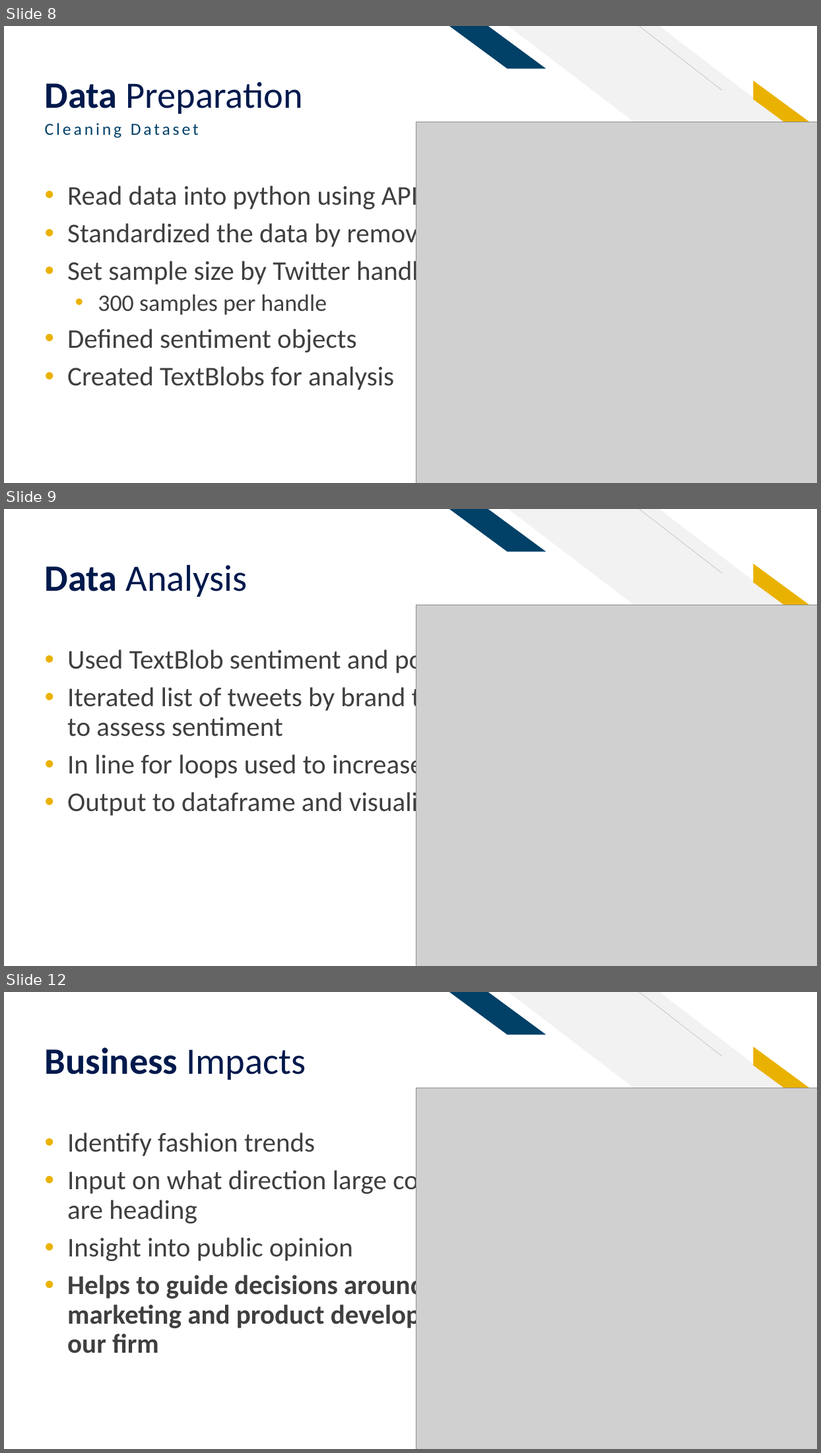
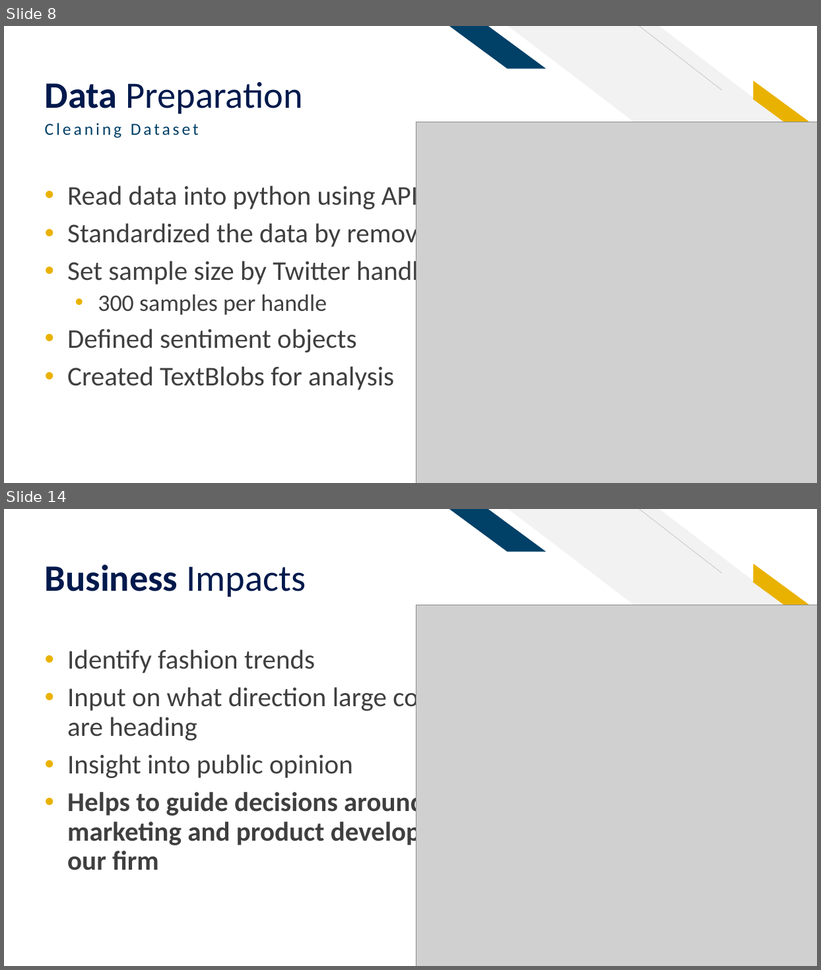
Before and after one commit to sethrpaniagua/Twitter-Sentament-Analysis, a slide deck: ML Group Project_Sentiment Analysis of Twitter Data.pptx. Shown one above the other, each under a label of ours: slides 8, 9 and 12 before the commit, slides 8 and 14 after it; the slides between them are not shown. The pictures are 821x1453 and 821x970 pixels, drawn with LibreOffice and Linux fonts; fonts in the diff are those of the drawing; grey boxes stand for pictures. Boxes give left, top, right and bottom in pixels: in the first picture for what was removed or moved away, otherwise in the second. Text is boxed around its words. In the diff, an @@ line names an element or a change of style, - is before the commit and + after.

```diff
--- a/ML Group Project_Sentiment Analysis of Twitter Data.pptx
+++ b/ML Group Project_Sentiment Analysis of Twitter Data.pptx
@@ slide 9 removed at (4,509,817,966), background #FFFFFF; not listed: 5 template elements that a slide beside it also shows @@
@@ rectangle removed at (748,529,792,561) @@
@@ title removed at (45,564,247,597) @@
-Data Analysis
@@ picture removed at (416,605,817,966) @@
@@ text removed at (67,647,500,819) @@
-• Used TextBlob sentiment and polarity functionality
-• Iterated list of tweets by brand through for loops to assess sentiment
-• In line for loops used to increase efficiency
-• Output to dataframe and visualization
@@ what was slide 12 is now slide 14 @@
```
Also in this commit, not shown: 2 slides changed, 3 slides added.
